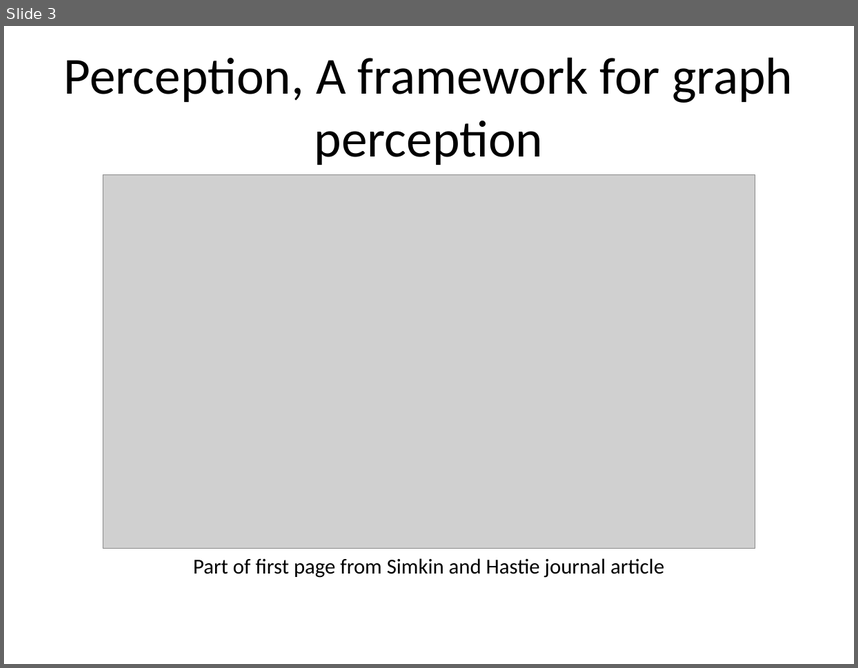
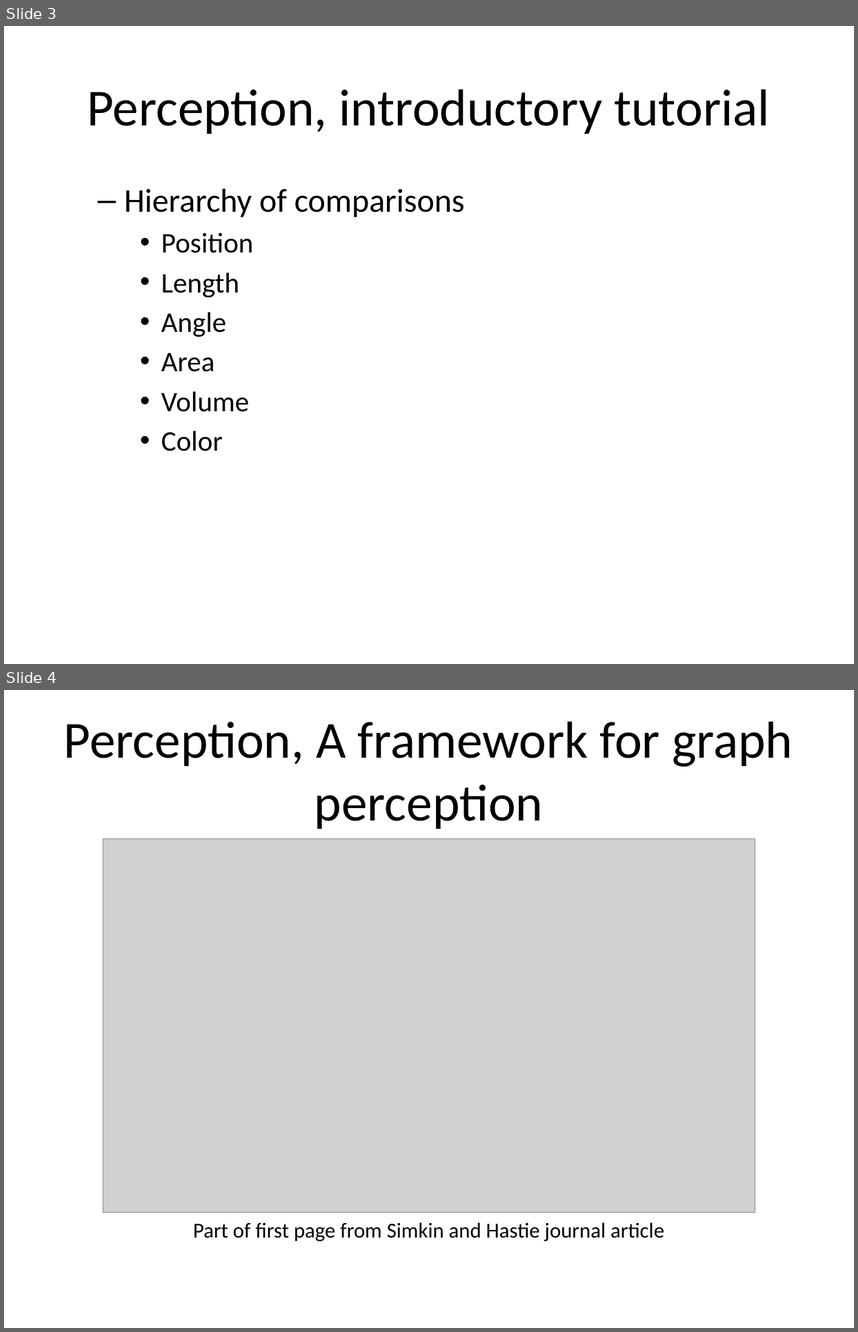
Before and after one commit to pmean/data-visualization, a slide deck: data-viz-02/component/tutorial-perception.pptx. Shown one above the other, each under a label of ours: slide 3 before the commit, slides 3 and 4 after it. The pictures are 858x668 and 858x1332 pixels, drawn with LibreOffice and Linux fonts; fonts in the diff are those of the drawing; grey boxes stand for pictures. Boxes give left, top, right and bottom in pixels: in the first picture for what was removed or moved away, otherwise in the second. Text is boxed around its words. In the diff, an @@ line names an element or a change of style, - is before the commit and + after.

Commit message:
Added summpary to perception tutorial in data-viz-02

```diff
--- a/data-viz-02/component/tutorial-perception.pptx
+++ b/data-viz-02/component/tutorial-perception.pptx
@@ slide 3 added at (x1=4, y1=26, x2=854, y2=664), background #FFFFFF @@
@@ title added at (x1=87, y1=89, x2=770, y2=134), 44 pt, text #000000 @@
+Perception, introductory tutorial
@@ text added at (x1=124, y1=188, x2=465, y2=451), 24 pt, text #000000 @@
+  – Hierarchy of comparisons
+    • Position
+    • Length
+    • Angle
+    • Area
+    • Volume
+    • Color
@@ what was slide 3 is now slide 4 @@
```
Also in this commit, not shown: 5 slides changed, 4 slides removed, 2 other files.
